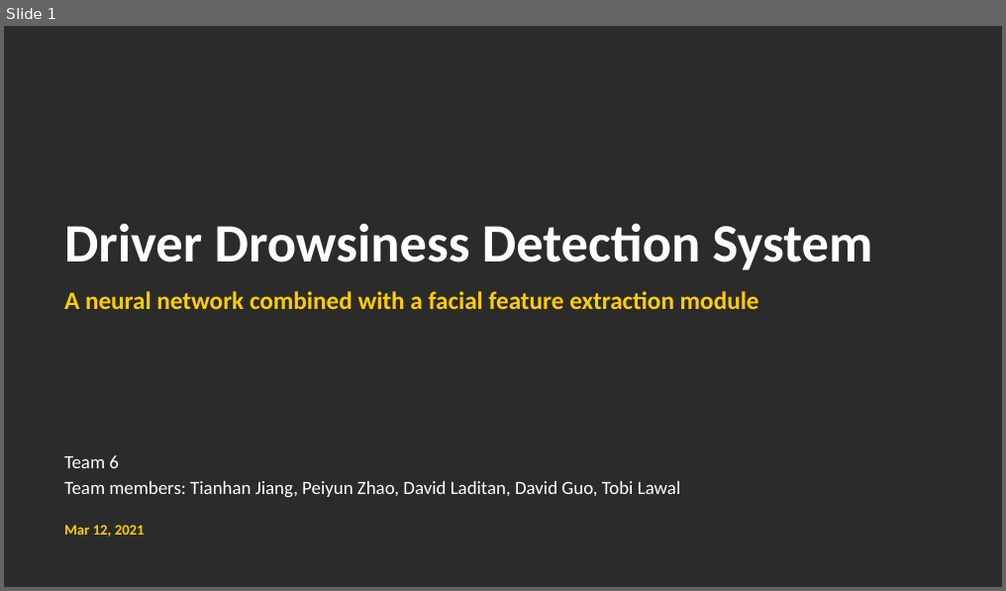
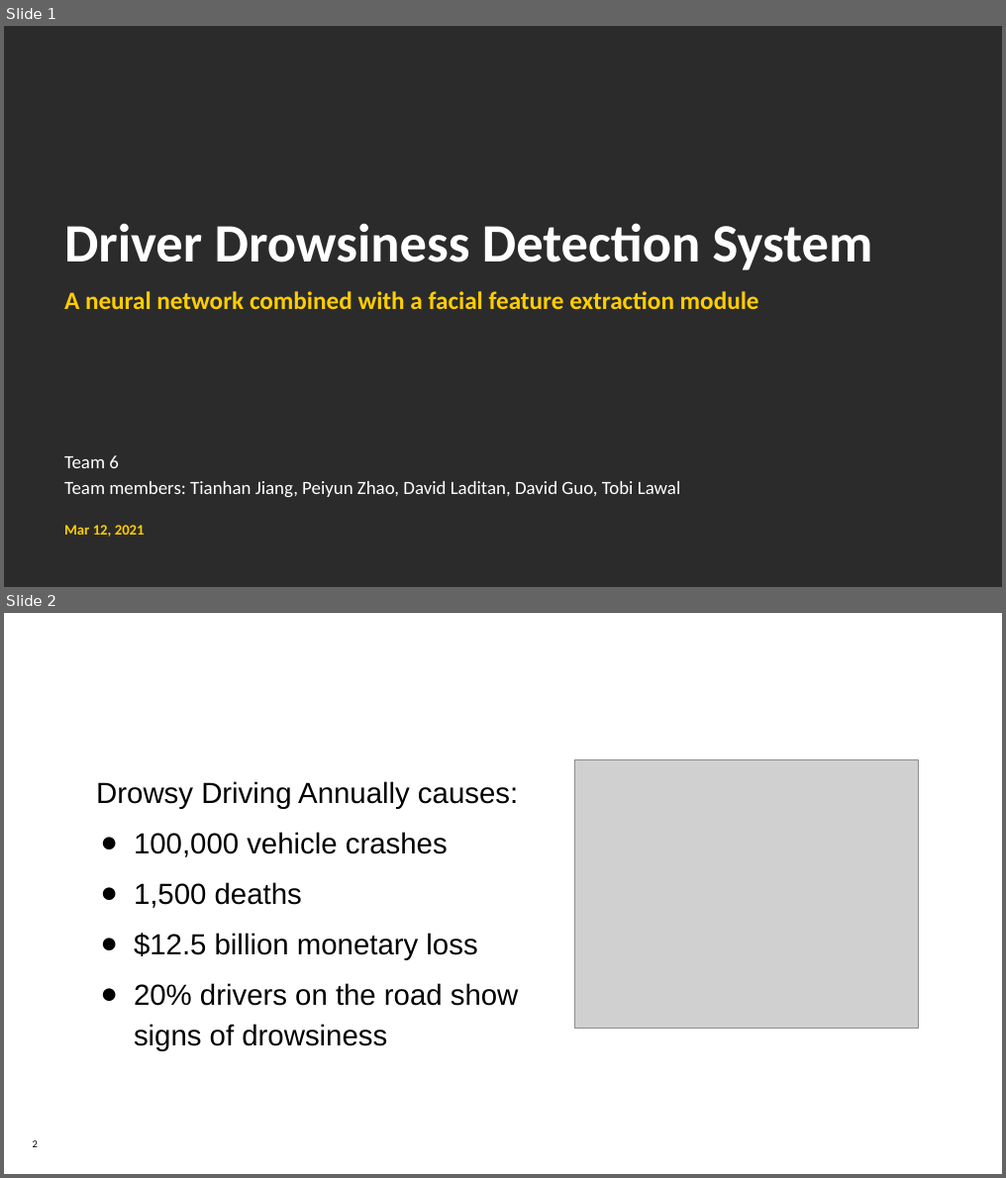
Before and after one commit to ENEL645-Group6/Project, a slide deck: Midterm/Group 6 - midterm presentation.pptx. Shown one above the other, each under a label of ours: slide 1 before the commit, slides 1 and 2 after it. The pictures are 1006x591 and 1006x1178 pixels, drawn with LibreOffice and Linux fonts; fonts in the diff are those of the drawing; grey boxes stand for pictures; background and template pictures are left out; a plain dark background stands for a picture behind light text. Boxes give left, top, right and bottom in pixels: in the first picture for what was removed or moved away, otherwise in the second. Text is boxed around its words. In the diff, an @@ line names an element or a change of style, - is before the commit and + after.

```diff
--- a/Midterm/Group 6 - midterm presentation.pptx
+++ b/Midterm/Group 6 - midterm presentation.pptx
@@ slide 2 added at (4,613,1002,1174), background picture (left out) @@
@@ title added at (51,617,912,701), 36 pt, text #FFFFFF, bold @@
+Background - Problem
@@ picture added at (575,760,918,1028) @@
@@ text added at (96,781,519,1051), 28 pt, text #000000 @@
+Drowsy Driving Annually causes:
+● 100,000 vehicle crashes
+● 1,500 deaths
+● $12.5 billion monetary loss
+● 20% drivers on the road show signs of drowsiness
@@ page number added at (33,1141,38,1148), 10 pt, text #000000 @@
+2
```
Also in this commit, not shown: 6 slides changed, 2 other slides added, 4 slides removed, 1 other file.
